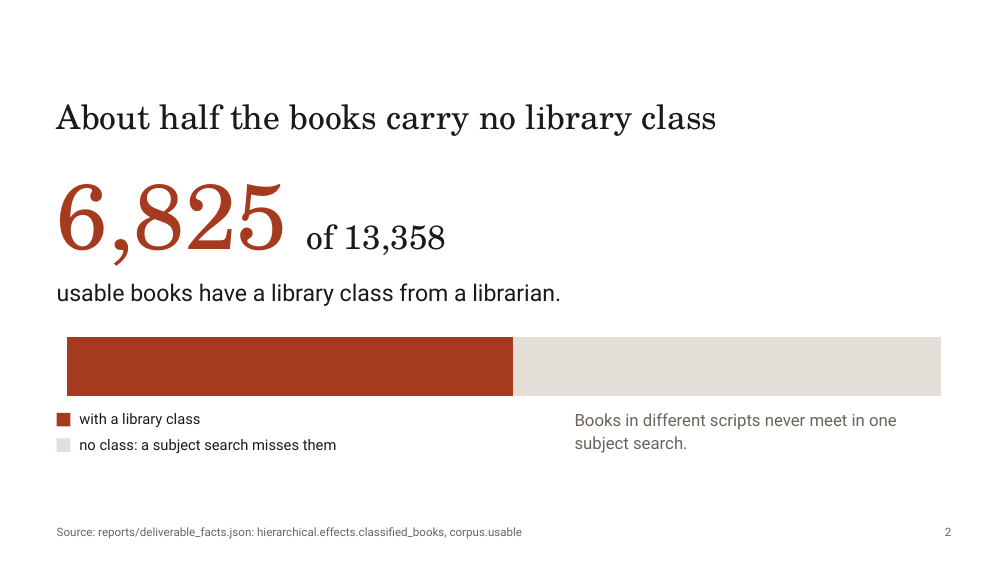
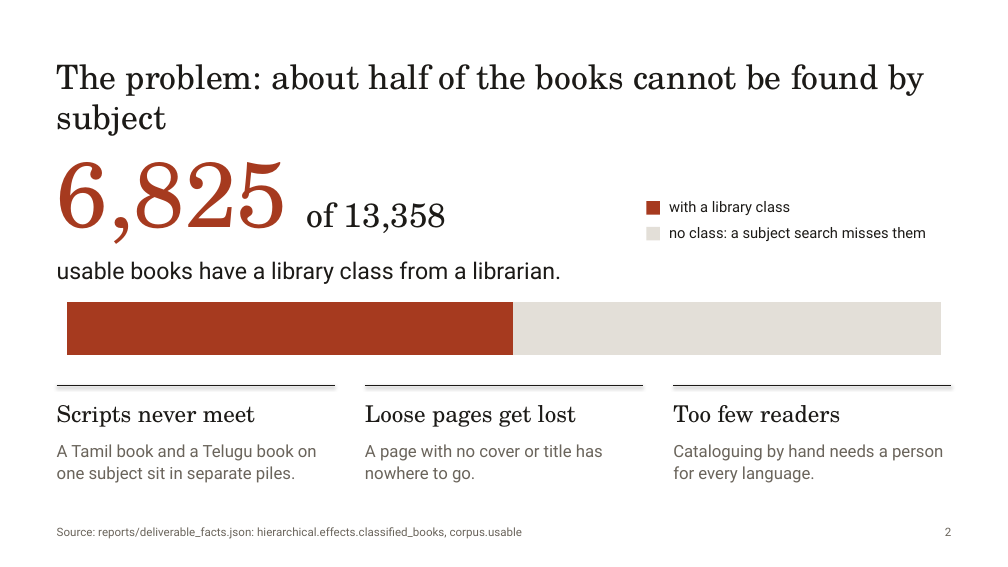
Before and after one commit to rohannes64/Grantha-Heritage-Tracker, a slide deck: slide 2 of Grantha_Heritage_Tracker_SIH26096.pptx. Drawn at 1008x567 pixels with LibreOffice and Linux fonts; fonts in the diff are those of the drawing. Boxes give left, top, right and bottom in pixels: in the first picture for what was removed or moved away, otherwise in the second. Text is boxed around its words. In the diff, an @@ line names an element or a change of style, - is before the commit and + after.

```diff
--- a/Grantha_Heritage_Tracker_SIH26096.pptx
+++ b/Grantha_Heritage_Tracker_SIH26096.pptx
@@ text at [57, 64, 924, 136]: text changed @@
-About half the books carry no library class
+The problem: about half of the books cannot be found by subject
@@ text "6,825 of 13,358" rewrapped from [57, 184, 447, 266] to [57, 135, 447, 244] @@
@@ rectangle: place and size @@
-rectangle at [57, 413, 70, 426]
+rectangle at [647, 201, 660, 215]
@@ text "with a library class": place and size @@
-text "with a library class" at [79, 413, 200, 427]
+text "with a library class" at [669, 201, 790, 215]
@@ rectangle: place and size @@
-rectangle at [57, 439, 70, 452]
+rectangle at [647, 227, 660, 240]
@@ text "no class: a subject search ...": place and size @@
-text "no class: a subject search ..." at [79, 439, 337, 453]
+text "no class: a subject search ..." at [669, 227, 926, 241]
@@ text "usable books have a library ...": place and size @@
-text "usable books have a library ..." at [57, 283, 561, 306]
+text "usable books have a library ..." at [57, 261, 561, 284]
@@ bar stacked 100% chart: place and size @@
-bar stacked 100% chart at [49, 333, 959, 401]
+bar stacked 100% chart at [49, 299, 959, 359]
@@ line added from (57, 386) to (335, 386), #1C1A17 1 pt @@
@@ line added from (365, 386) to (644, 386), #1C1A17 1 pt @@
@@ line added from (674, 386) to (951, 386), #1C1A17 1 pt @@
@@ text added at [57, 405, 255, 427], 22 pt, text #1C1A17 @@
+Scripts never meet
@@ text added at [365, 405, 576, 427], 22 pt, text #1C1A17 @@
+Loose pages get lost
@@ text removed at [575, 413, 897, 453] @@
-Books in different scripts never meet in one subject search.
@@ text added at [673, 405, 840, 423], 22 pt, text #1C1A17 @@
+Too few readers
@@ text added at [57, 444, 317, 483], 16 pt, text #6A645B @@
+A Tamil book and a Telugu book on one subject sit in separate piles.
@@ text added at [365, 444, 603, 483], 16 pt, text #6A645B @@
+A page with no cover or title has nowhere to go.
@@ text added at [673, 444, 943, 483], 16 pt, text #6A645B @@
+Cataloguing by hand needs a person for every language.
```
Also in this commit, not shown: 7 other slides changed, 1 slide added, 11 slides removed, 3 other files.
